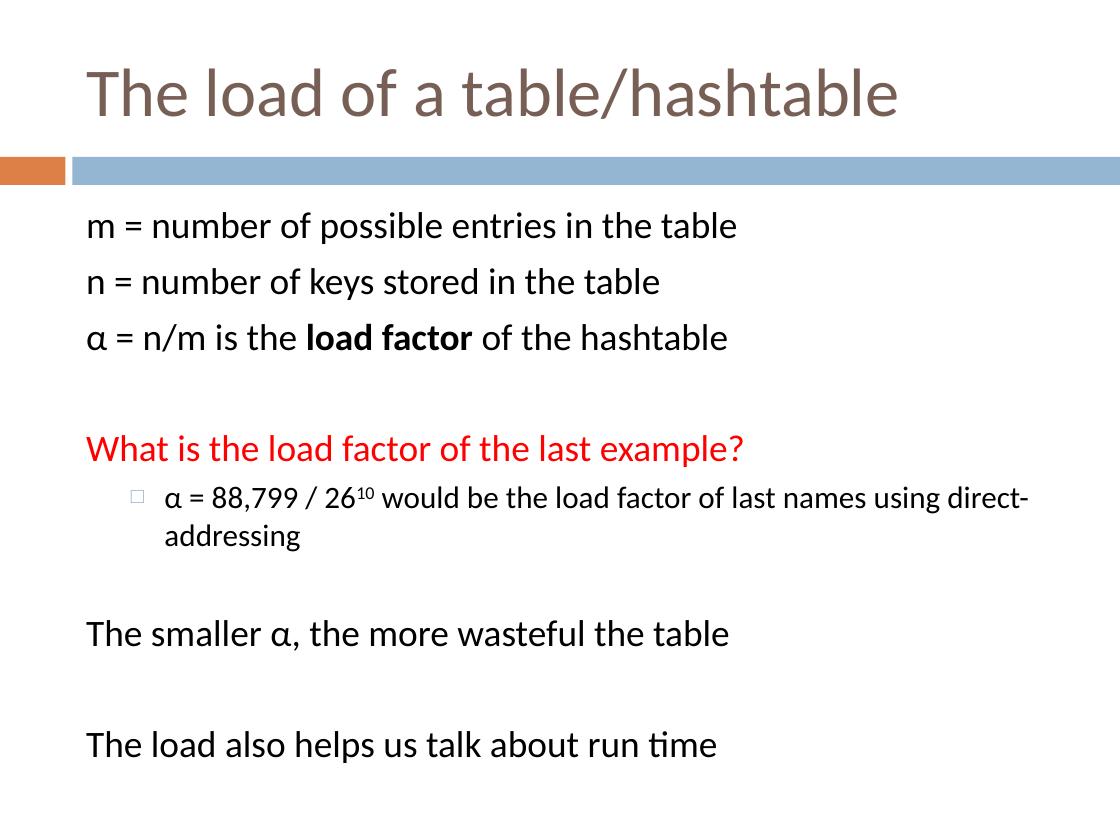
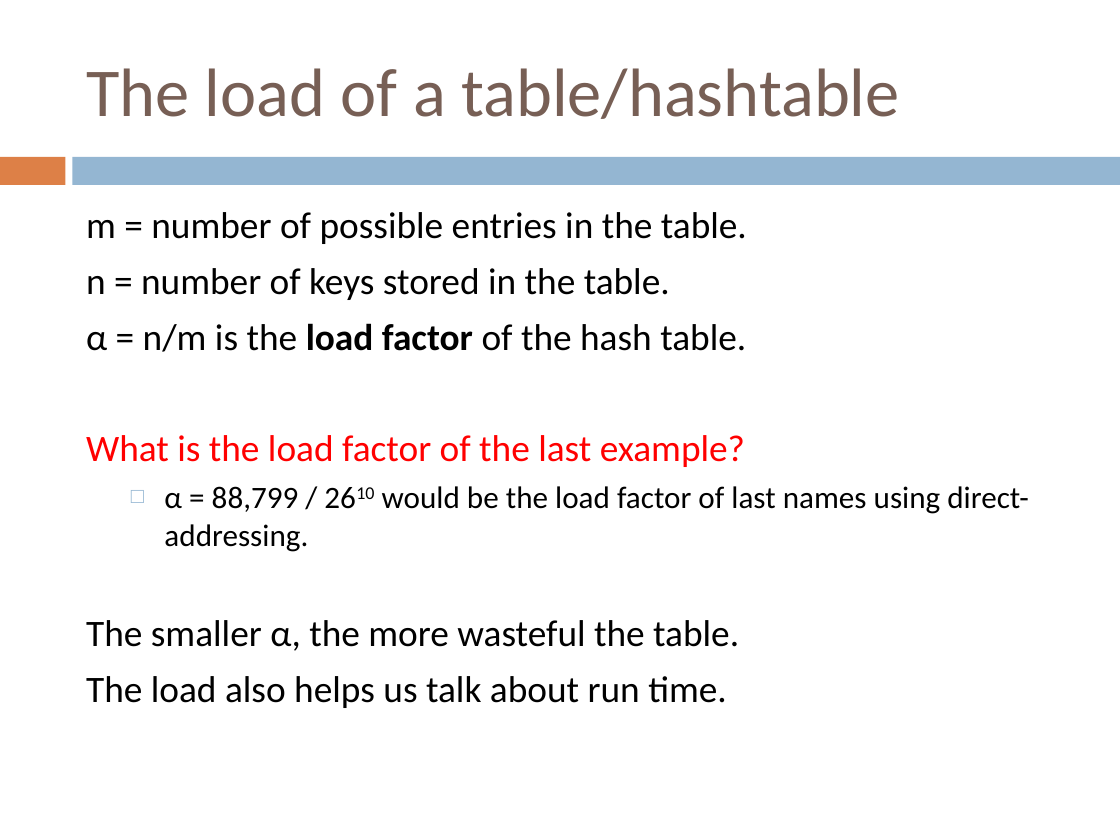
Before and after one commit to Collins-kariuk/Algorithms, a slide deck: slide 13 of Lectures/Lecture 16_Hashtables.pptx (slide 14 before the commit). Drawn at 1120x840 pixels with LibreOffice and Linux fonts; fonts in the diff are those of the drawing. Boxes give left, top, right and bottom in pixels: in the first picture for what was removed or moved away, otherwise in the second. Text is boxed around its words. In the diff, an @@ line names an element or a change of style, - is before the commit and + after.

Commit message:
Review Lecture 16_Hashtables

```diff
--- a/Lectures/Lecture 16_Hashtables.pptx
+++ b/Lectures/Lecture 16_Hashtables.pptx
@@ text at bbox=[86, 212, 747, 352]: text changed @@
-m = number of possible entries in the table
-n = number of keys stored in the table
-α = n/m is the load factor of the hashtable
+m = number of possible entries in the table.
+n = number of keys stored in the table.
+α = n/m is the load factor of the hash table.
@@ text at bbox=[86, 486, 1029, 708]: text changed @@
-  □ α = 88,799 / 2610 would be the load factor of last names using direct-addressing
-The smaller α, the more wasteful the table
-The load also helps us talk about run time
+  □ α = 88,799 / 2610 would be the load factor of last names using direct-addressing.
+The smaller α, the more wasteful the table.
+The load also helps us talk about run time.
```
Also in this commit, not shown: 24 other slides changed, 1 slide removed.
